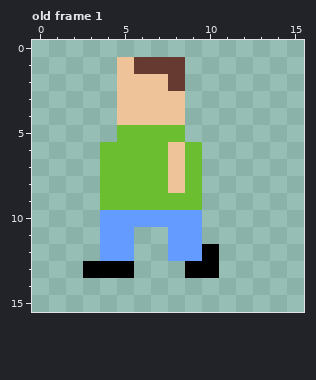
Pixel-art file, stored at Assets/_Game/Sprites/Character/artem.aseprite. Above: the version before the commit.
16x16 pixels, 1 frame. Shown: old frame 1. The commit also changed other frames, which this record leaves out.
The result:
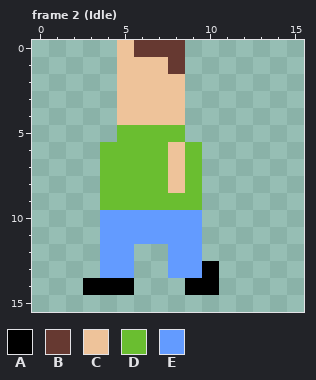
Palette (. is transparent): A #000000  B #663931  C #eec39a  D #6abe30  E #639bff
A new or re-ordered frame is compared with the old frame closest to it.
Changes in this commit:
frames 1 -> 3
Frame 2 (Idle) is new; against old frame 1:
y 0: x 5..8 .... -> CBBB
y 1: x 6..7 BB -> CC
y 2: x 8 B -> C
y 11: x 6..7 .. -> EE
y 12: x 10 A -> .
y 13: x 3..5 AAA -> .EE; x 8..9 .A -> EE
y 14: x 3..5 ... -> AAA; x 9..10 .. -> AA
Changed places in both pictures, as pixel boxes (x1, y1, x2, y2):
changed: (117, 40, 185, 91)
changed: (83, 227, 219, 295)
